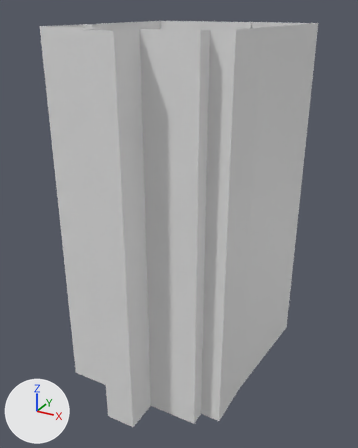
Renders of the OBJ model osmunity/osm-unity/Assets/Way_157.obj from each side of a commit.
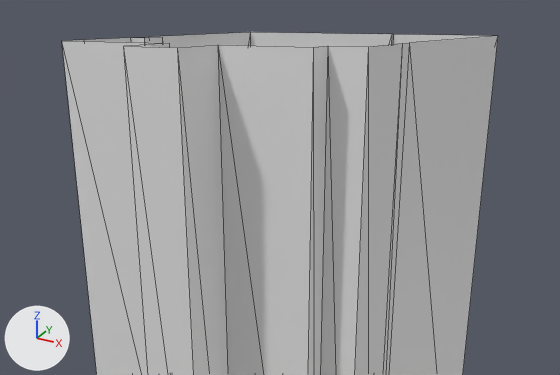
Old and new are each drawn whole from a camera (50 mm lens) standing at (20.4, -39.5, 37.5) and looking at (-2.0, 1.4, 17.1) and again close up on the part from 0% to 100% of the width and 0% to 54% of the height. Arrows for +X, +Y and +Z are at lower left; the lights stay in place. The close-ups show mesh edges as thin lines. Where no turn or scale is listed for an object, it has been applied to the vertices. Vertices at the same position are counted once.

Before the edit, the objects in view are built like this:
```python
me_way_157 = bpy.data.meshes.new('Way_157')
me_way_157.from_pydata(...)  # 38 vertices, 38 faces; spans x -11.0..7.0, y -9.8..13.5, z 0.0..36.0
ob_way_157 = bpy.data.objects.new('Way_157', me_way_157)
ob_way_157.location = (0.0, 0.0, 0.0)
```
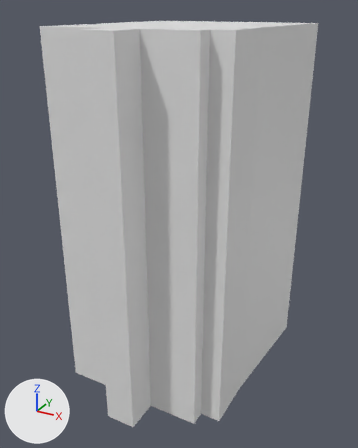
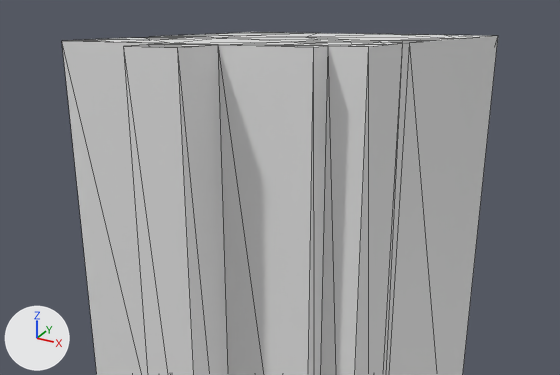
The edits, one by one:
me_way_157 is used by ob_way_157; location (0.0, 0.0, 0.0).
me_way_157 had 38 vertices, 38 faces and spanned x -11.0..7.0, y -9.8..13.5, z 0.0..36.0.
me_way_157 now has 72 vertices, 102 faces and spans x -11.0..7.0, y -9.8..13.5, z 0.0..36.0.
Part 1, on me_way_157:
34 vertices are added at x -11.0..6.8, y -9.7..13.5, z 36.0.
64 new faces join them.

Location of each change, (x1, y1, x2, y2) in pixels of the close-ups (560 x 375 px):
part 1 of me_way_157, added: after (68, 32, 488, 48)
